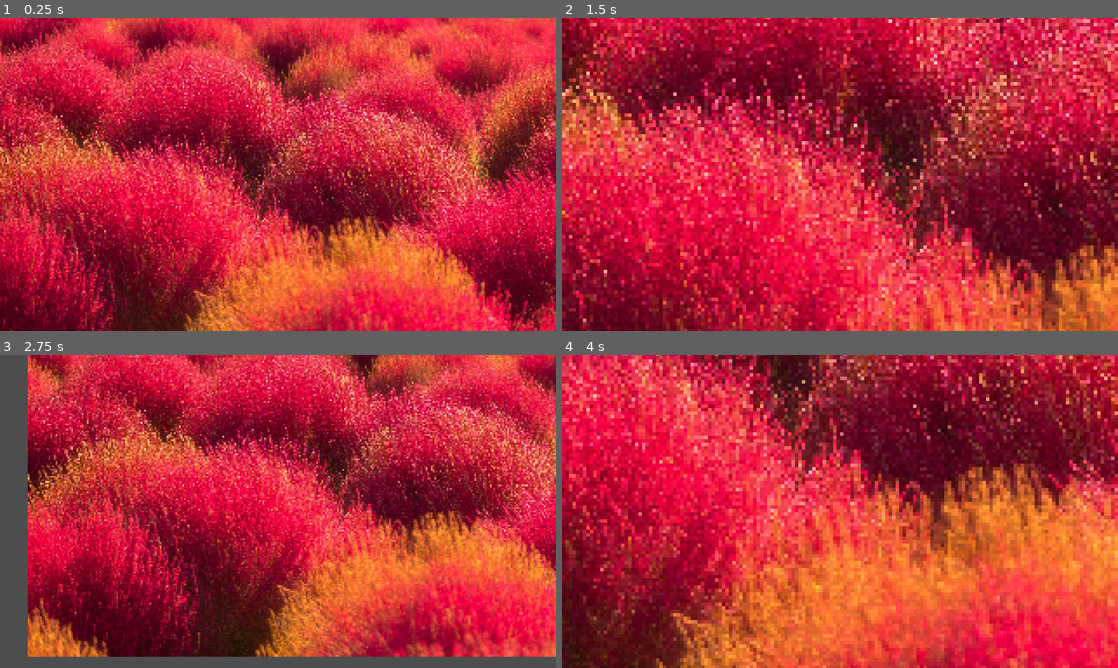
Above: before the commit, frames 1-4 (two rows, left to right).
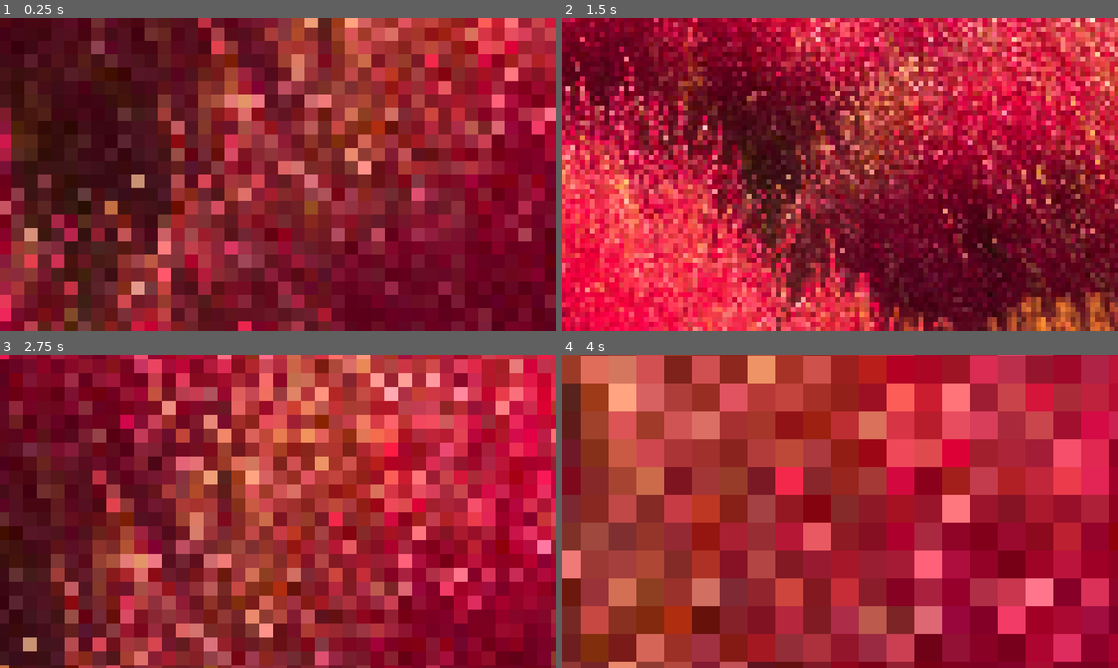
Above: after the commit, the same moments.

Repository: SelfDevTV/Pixler
Game: Godot game, scene res://scenes/main.tscn
Two runs of this game, one before a commit and one after it. Both use one fixed random seed, a clock stepped at 60 frames per second and the inputs below.
Inputs (mouse positions are in pixels of both pictures, inside the frame that each line leads up to):
- Up to frame 1 (0.25 s): no input
- Up to frame 2 (1.5 s): move the mouse to (962, 158) at 0.52 s; tap Middle mouse button (pan_activate) at 0.6 s; tap Enter at 1.25 s; move the mouse to (728, 190) at 1.27 s; tap Mouse wheel up (zoom_in) at 1.35 s
- Up to frame 3 (2.75 s): tap Space at 2 s; move the mouse to (333, 442) at 2.02 s; tap Mouse wheel down (zoom_out) at 2.1 s
- Up to frame 4 (4 s): tap Enter at 2.75 s; move the mouse to (812, 574) at 2.77 s; tap Middle mouse button (pan_activate) at 2.85 s; tap Space at 3.5 s; move the mouse to (1006, 558) at 3.52 s; tap Mouse wheel up (zoom_in) at 3.6 s

The runs differ from the first frame. In frame 1, 92% of the frame differs, in the area x 0-100%, y 0-100%; in frame 2, 83%; in frame 3, 92%; in frame 4, 96%.

Commit message:
added a economy manager singleton that manages coin gainage.

Diff:
--- /dev/null
+++ b/autoload/economy_manager.gd
@@ -0,0 +1,29 @@
+extends Node
+
+var coins := 0
+signal coins_changed(new_amount: int)
+
+func _ready() -> void:
+    GridManager.cell_painted.connect(func(position: Vector2i, color: Color): add_coins(1))
+
+func add_coins(amount: int):
+    coins += amount
+    coins_changed.emit(coins)
+
+func spend_coins(amount: int) -> bool:
+    if amount <= coins:
+        coins -= amount
+        coins_changed.emit(coins)
+        return true
+    else:
+        return false
+
+func can_afford(amount: int) -> bool:
+    return amount <= coins
+
+func get_coins() -> int:
+    return coins
+
+func set_coins(amount: int):
+    coins = amount
+    coins_changed.emit(coins)
--- a/project.godot
+++ b/project.godot
@@ -18,6 +18,7 @@
 [autoload]
 
 GridManager="*res://autoload/grid_manager.gd"
+EconomyManager="*res://autoload/economy_manager.gd"
 
 [display]
 
--- a/scripts/grid_camera.gd
+++ b/scripts/grid_camera.gd
@@ -29,14 +29,15 @@
     Vector2(8.0, 8.0),
     Vector2(16.0, 16.0)
 ]
-var current_zoom_level: int = 2  # Start at 1.0x zoom
+var current_zoom_level: int = 6  # Start at 1.0x zoom
 
 # Smooth interpolation settings
 var smooth_position_speed: float = 5.0
-var smooth_zoom_speed: float = 8.0
+var smooth_zoom_speed: float = 3.0
 
 func _ready() -> void:
     zoom = ZOOM_LEVELS[current_zoom_level]
+    zoom_to_show_full_grid()
 
 func _process(delta: float) -> void:
     # Handle mode-specific behavior
Not shown, added: autoload/economy_manager.gd.uid
